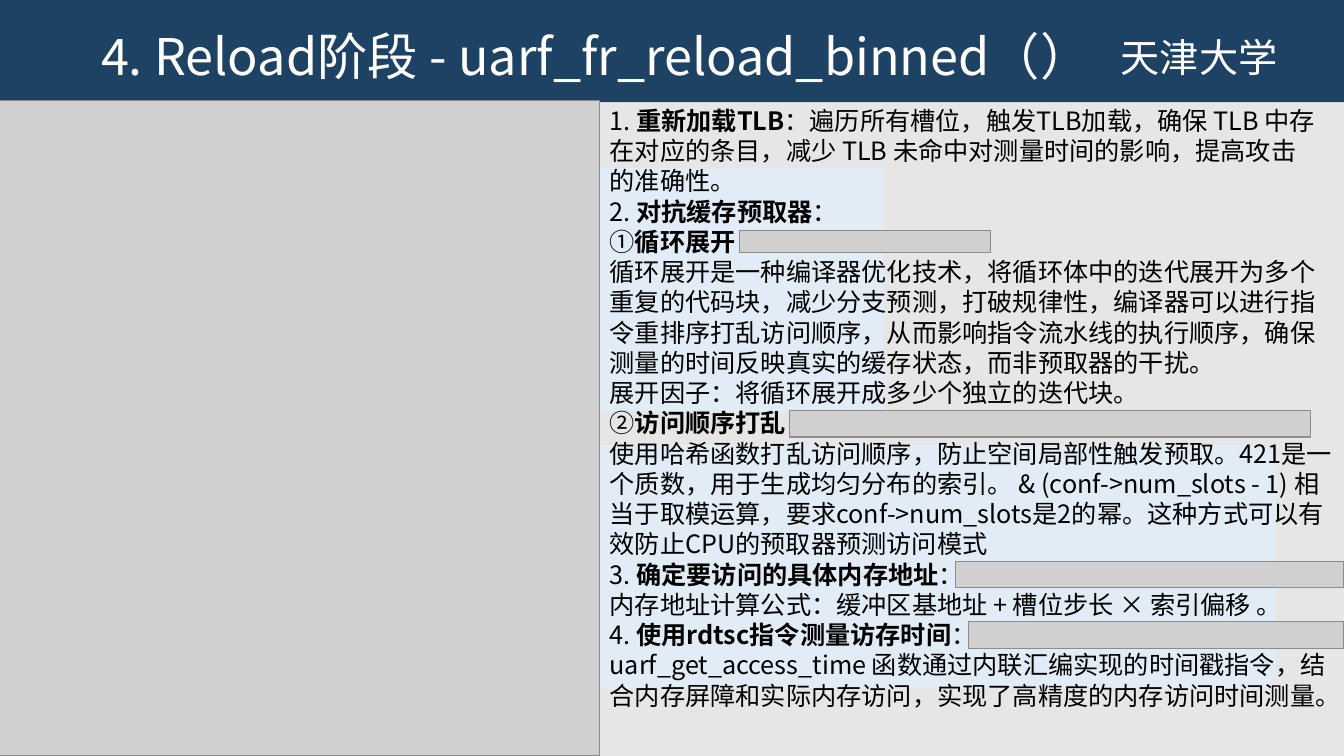
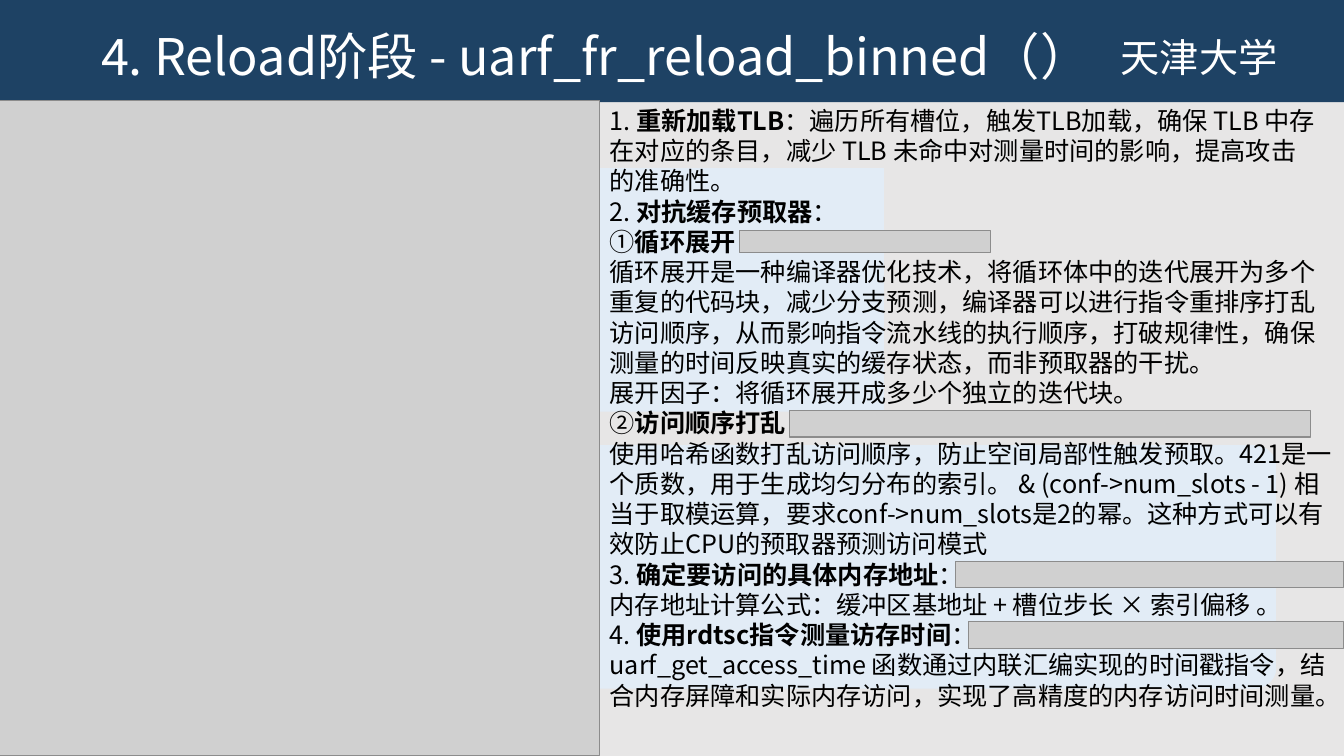
Before and after one commit to JHM2004/amd-microarch-side-channel-testbed, a slide deck: slide 7 of 第2次组会-flush and reload-2026-01-21/第2次组会.pptx. Drawn at 1344x756 pixels with LibreOffice and Linux fonts; fonts in the diff are those of the drawing; grey boxes stand for pictures; background and template pictures are left out. Boxes give left, top, right and bottom in pixels: in the first picture for what was removed or moved away, otherwise in the second. Text is boxed around its words. In the diff, an @@ line names an element or a change of style, - is before the commit and + after.

```diff
--- a/第2次组会-flush and reload-2026-01-21/第2次组会.pptx
+++ b/第2次组会-flush and reload-2026-01-21/第2次组会.pptx
@@ text at (610, 260, 1316, 375): text changed @@
-循环展开是一种编译器优化技术，将循环体中的迭代展开为多个重复的代码块，减少分支预测，打破规律性，编译器可以进行指令重排序打乱访问顺序，从而影响指令流水线的执行顺序，确保测量的时间反映真实的缓存状态，而非预取器的干扰。
+循环展开是一种编译器优化技术，将循环体中的迭代展开为多个重复的代码块，减少分支预测，编译器可以进行指令重排序打乱访问顺序，从而影响指令流水线的执行顺序，打破规律性，确保测量的时间反映真实的缓存状态，而非预取器的干扰。
```
Also in this commit, not shown: 1 other slide changed.
